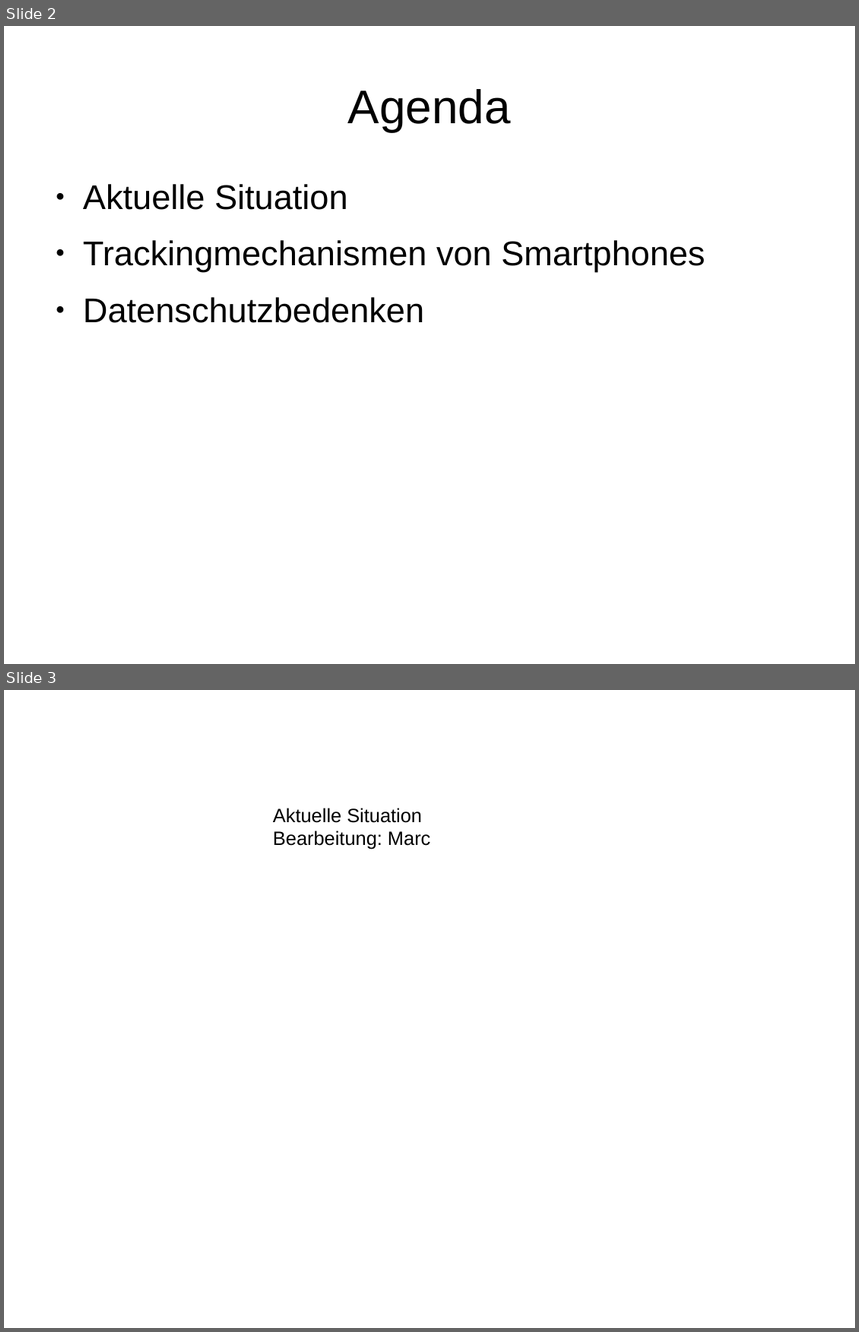
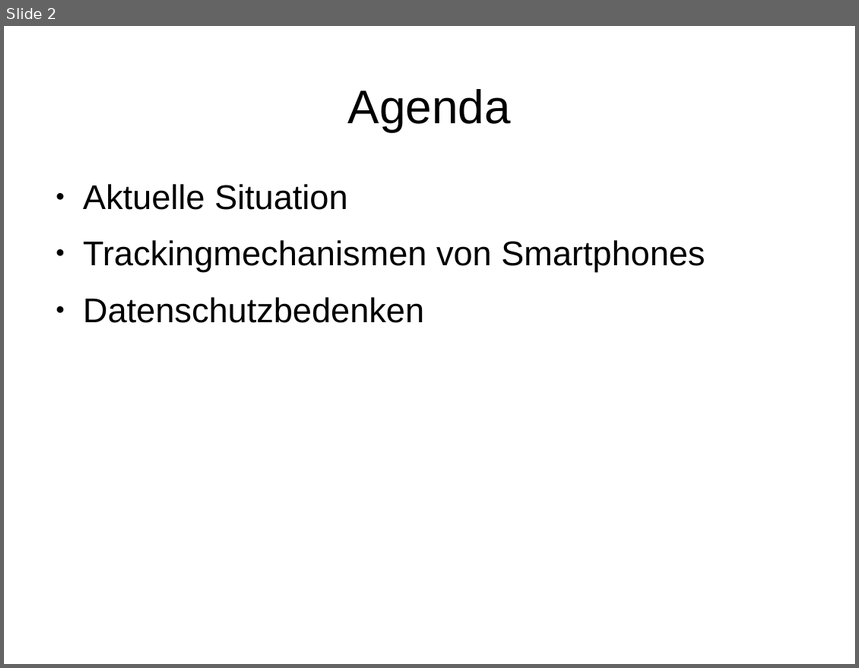
Before and after one commit to lecram789/MobileGeolocating, a slide deck: Presentation/4_B_Döringk_Kasper_Ryvkin.odp. Shown one above the other, each under a label of ours: slides 2 and 3 before the commit, slide 2 after it. The pictures are 859x1332 and 859x668 pixels, drawn with LibreOffice and Linux fonts; fonts in the diff are those of the drawing. Boxes give left, top, right and bottom in pixels: in the first picture for what was removed or moved away, otherwise in the second. Text is boxed around its words. In the diff, an @@ line names an element or a change of style, - is before the commit and + after.

```diff
--- a/Presentation/4_B_Döringk_Kasper_Ryvkin.odp
+++ b/Presentation/4_B_Döringk_Kasper_Ryvkin.odp
@@ slide 3 removed at (x1=4, y1=690, x2=855, y2=1328), background #FFFFFF @@
@@ text removed at (x1=273, y1=808, x2=430, y2=850) @@
-Aktuelle Situation
-Bearbeitung: Marc
```
Also in this commit, not shown: 4 slides added, 1 other slide removed, 4 other files.
